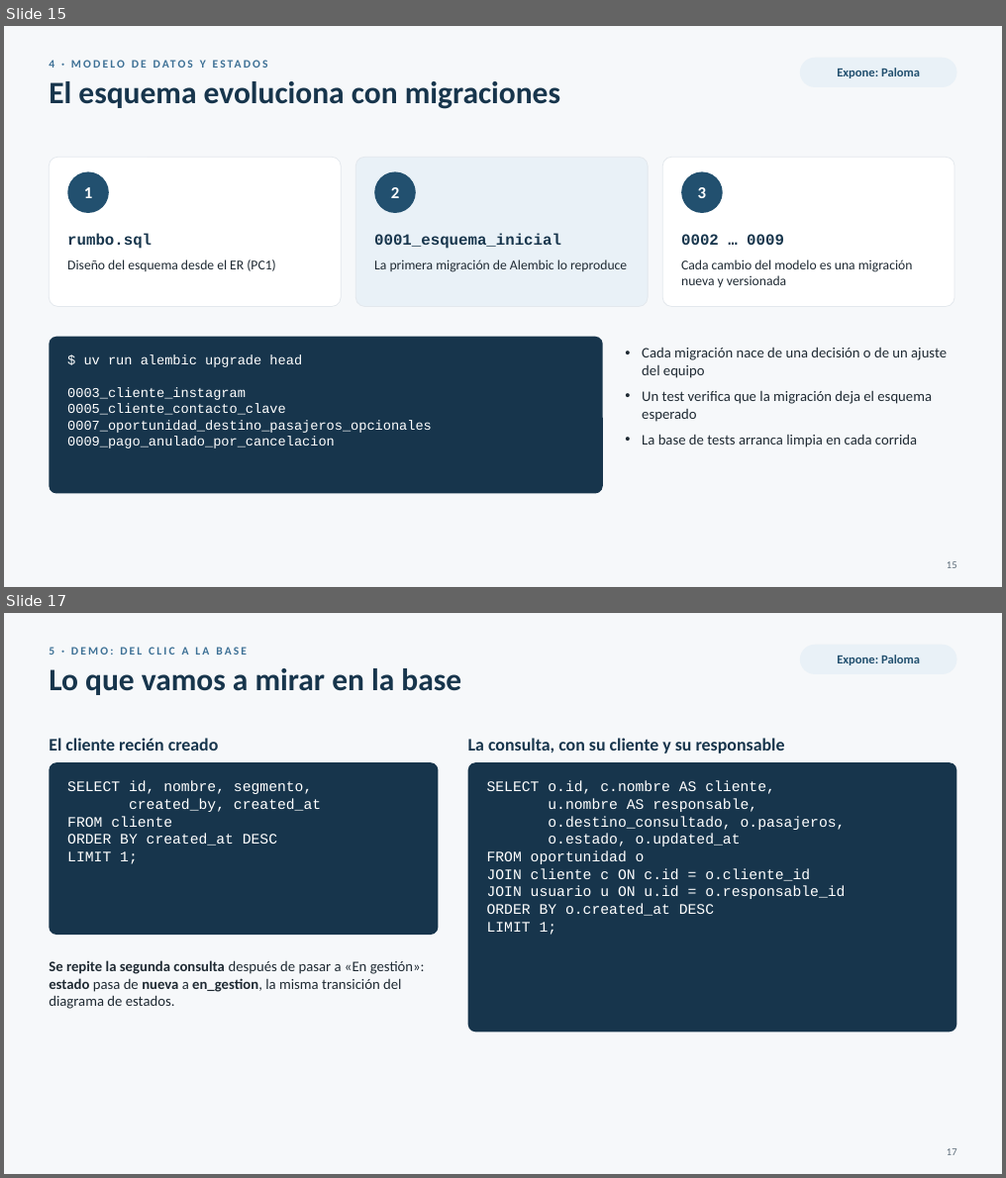
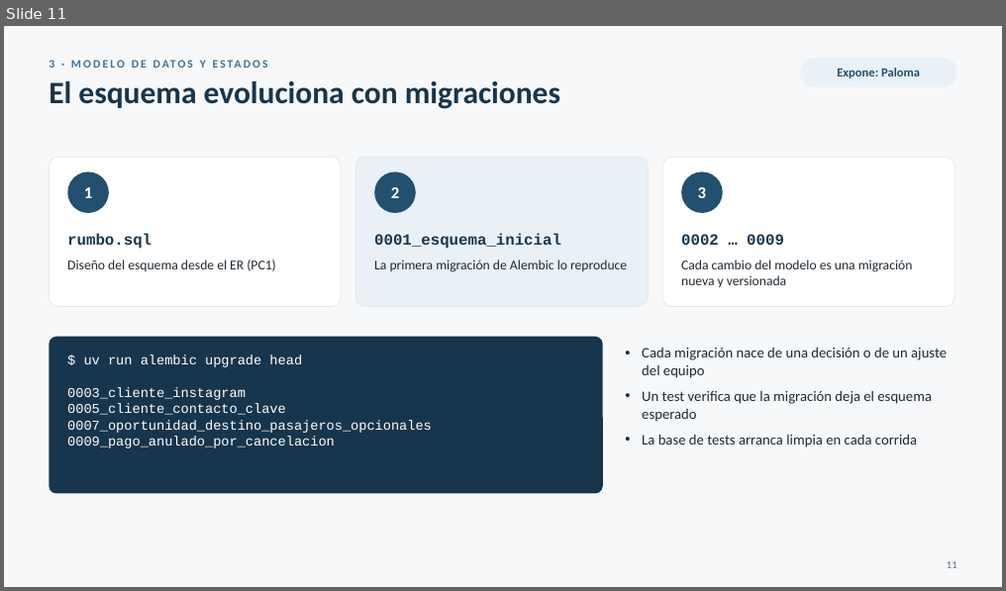
Before and after one commit to FranLuciano04/Vault-Rumbo, a slide deck: 07-Entregables/Video IA/Rumbo — parte técnica (presentación).pptx. Shown one above the other, each under a label of ours: slides 15 and 17 before the commit, slide 11 after it; the slides between them are not shown. The pictures are 1006x1178 and 1006x591 pixels, drawn with LibreOffice and Linux fonts; fonts in the diff are those of the drawing. Boxes give left, top, right and bottom in pixels: in the first picture for what was removed or moved away, otherwise in the second. Text is boxed around its words. In the diff, an @@ line names an element or a change of style, - is before the commit and + after.

```diff
--- a/07-Entregables/Video IA/Rumbo — parte técnica (presentación).pptx
+++ b/07-Entregables/Video IA/Rumbo — parte técnica (presentación).pptx
@@ slide 17 removed at [4, 613, 1002, 1174], background #F6F8FA @@
@@ text removed at [49, 647, 247, 655] @@
-5 · DEMO: DEL CLIC A LA BASE
@@ text removed at [49, 668, 461, 695] @@
-Lo que vamos a mirar en la base
@@ rounded rectangle removed at [800, 645, 957, 674] @@
@@ text removed at [837, 655, 920, 665] @@
-Expone: Paloma
@@ text removed at [49, 738, 219, 751] @@
-El cliente recién creado
@@ text removed at [468, 738, 785, 754] @@
-La consulta, con su cliente y su responsable
@@ rounded rectangle removed at [49, 762, 439, 935] @@
@@ text removed at [67, 781, 321, 864] @@
-SELECT id, nombre, segmento,
-created_by, created_at
-FROM cliente
-ORDER BY created_at DESC
-LIMIT 1;
@@ rounded rectangle removed at [468, 762, 957, 1032] @@
@@ text removed at [487, 781, 846, 935] @@
-SELECT o.id, c.nombre AS cliente,
-u.nombre AS responsable,
-o.destino_consultado, o.pasajeros,
-o.estado, o.updated_at
-FROM oportunidad o
-JOIN cliente c ON c.id = o.cliente_id
-JOIN usuario u ON u.id = o.responsable_id
-ORDER BY o.created_at DESC
-LIMIT 1;
@@ text removed at [49, 960, 425, 1009] @@
-Se repite la segunda consulta después de pasar a «En gestión»: estado pasa de nueva a en_gestion, la misma transición del diagrama de estados.
@@ text removed at [946, 1149, 957, 1156] @@
-17
@@ what was slide 15 is now slide 11 @@
@@ slide 11 changed as well @@
@@ text at [49, 60, 206, 68]: text changed @@
-4 · MODELO DE DATOS Y ESTADOS
+3 · MODELO DE DATOS Y ESTADOS
@@ text at [946, 562, 957, 569]: text changed @@
-15
+11
```
Also in this commit, not shown: 8 other slides changed, 3 slides added, 7 other slides removed, 3 other files.
